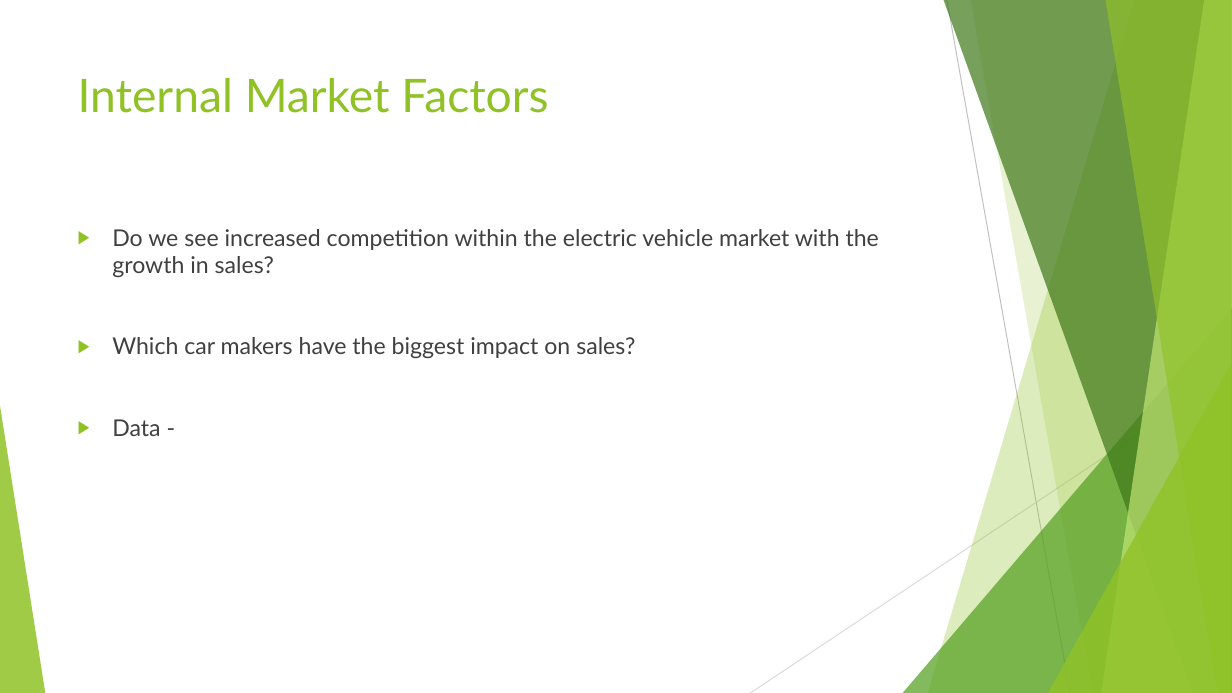
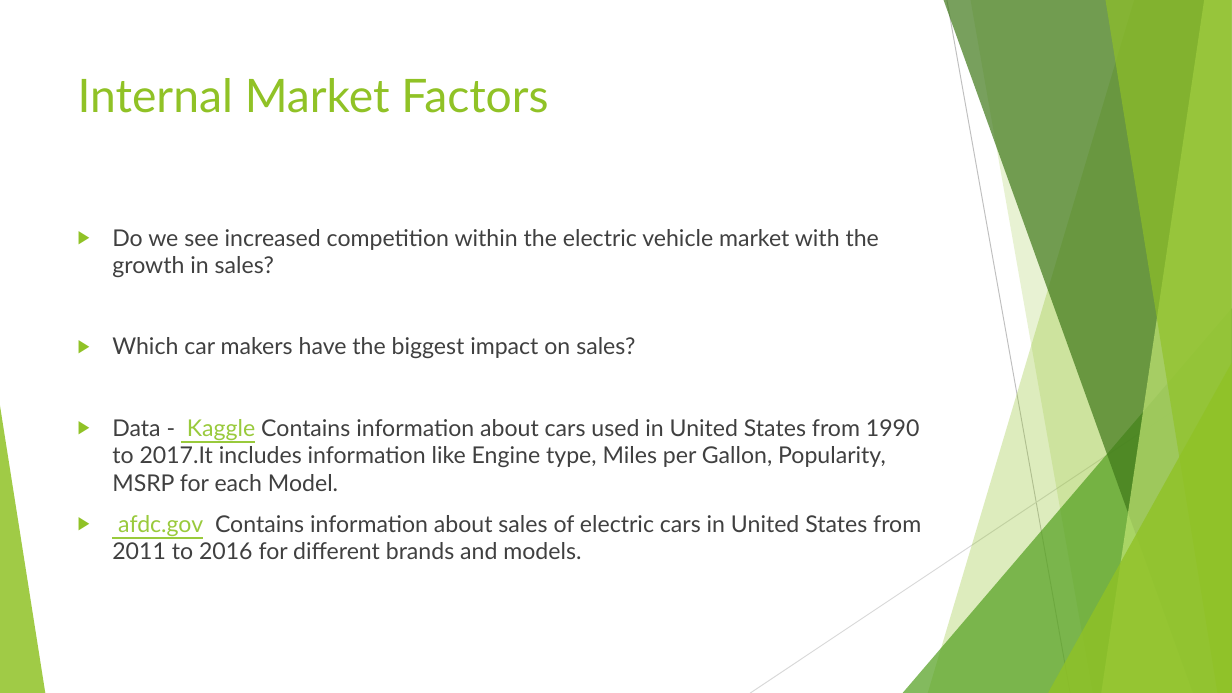
Before and after one commit to Barbara-Gordon/Team9, a slide deck: slide 10 of Final Presentation.pptx. Drawn at 1232x693 pixels with LibreOffice and Linux fonts; fonts in the diff are those of the drawing. Boxes give left, top, right and bottom in pixels: in the first picture for what was removed or moved away, otherwise in the second. Text is boxed around its words. In the diff, an @@ line names an element or a change of style, - is before the commit and + after.

Commit message:
ppt

```diff
--- a/Final Presentation.pptx
+++ b/Final Presentation.pptx
@@ text at box(112, 419, 921, 559): text changed @@
-▶ Data -
+▶ Data - Kaggle Contains information about cars used in United States from 1990 to 2017.It includes information like Engine type, Miles per Gallon, Popularity, MSRP for each Model.
+▶ afdc.gov Contains information about sales of electric cars in United States from 2011 to 2016 for different brands and models.
```
Also in this commit, not shown: 1 other file.
